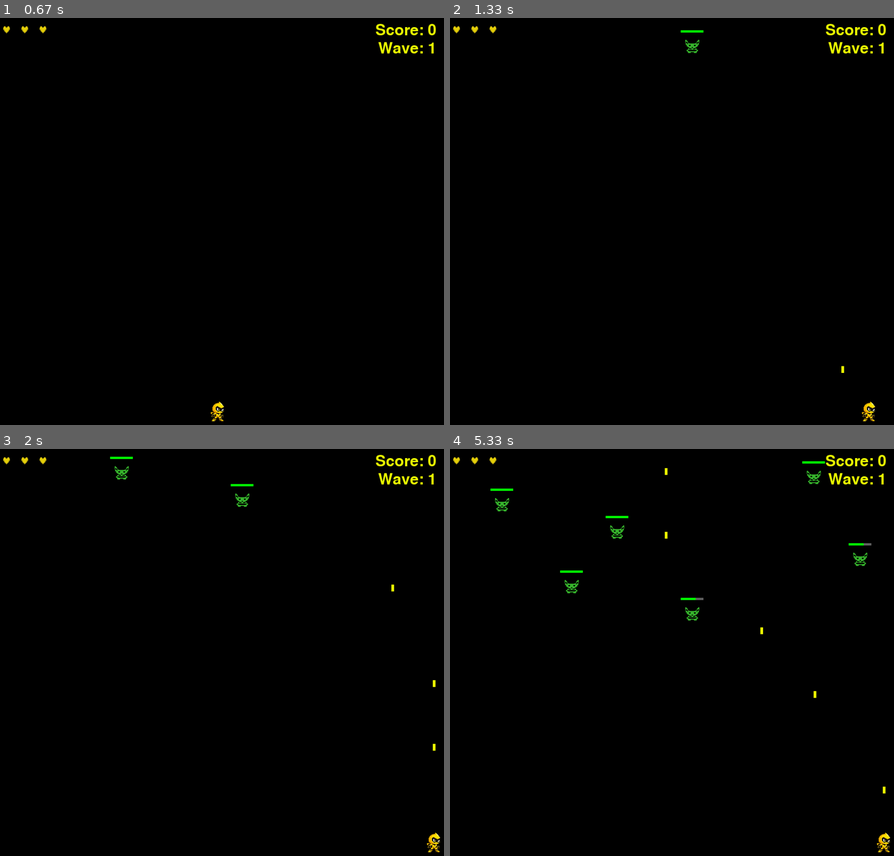
Above: before the commit, frames 1-4 (two rows, left to right).
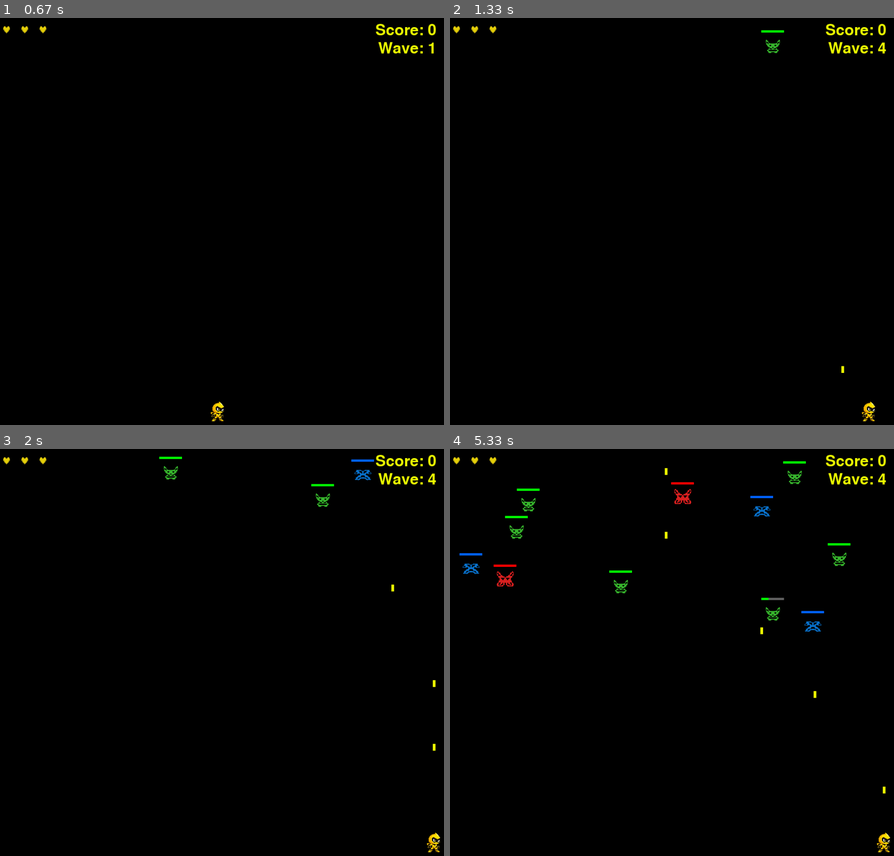
Above: after the commit, the same moments.

Repository: backmirio/GD-Pygame-Test
Game: pygame game, started from main.py
The game is run twice, just before and just after one commit, with the same random seed, the same clock (stepped at 60 frames per second) and the same inputs.
Inputs:
- Up to frame 1 (0.67 s): click "PLAY" at 0.38 s
- Up to frame 2 (1.33 s): hold F4 0.67-1.13 s; hold Right 0.67-1.13 s; hold Right from 1.17 s (still down); tap Space at 1.23 s
- Up to frame 3 (2 s): tap Space at 1.53, 1.73 s; release Right at 1.63 s; hold Right from 1.67 s (still down)
- Up to frame 4 (5.33 s): tap Space at 2.03, 2.23, 2.53, 2.8, 3.1, 3.23, 3.53, 3.9, 4.2, 4.4, 4.7, 4.9, 5.2 s; release Right at 2.13 s; hold Left 2.17-2.7 s; hold Left 2.73-3.13 s; hold Right 3.17-3.8 s; hold Left 3.83-4.3 s; hold Right 4.33-4.8 s; hold Right 4.83-5.3 s

Frame 1 is identical in both runs. In frame 2, 0.2% of the frame differs, in the area x 51-99%, y 2-9%; in frame 3, 0.5%; in frame 4, 1.7%, in the area x 2-99%, y 2-45%.

Commit message:
Added wave 1 / 2 / 3 / 4/ 5

Diff:
--- a/main.py
+++ b/main.py
@@ -19,6 +19,9 @@
 wave_started = False
 wave_enemies_spawned = 0
 wave_delay = 2
+green_enemies_spawned = 0
+blue_enemies_spawned = 0
+red_enemies_spawned = 0
 wave_delay_timer = 0
 invincible_timer = 0
 invincible_duration = 1.5
@@ -34,11 +37,11 @@
 
 blue_speed = 100
 blue_timer = 0
-blue_delay = 1
+blue_delay = 1.25
 
 red_speed = 90
 red_timer = 0
-red_delay = 1.5
+red_delay = 2
 
 greens = []
 blues = []
@@ -74,6 +77,17 @@
     dt = clock.tick(60) / 1000
 
     for event in pygame.event.get():
+
+        if event.type == pygame.KEYDOWN:
+            if event.key == pygame.K_F4:
+                wave = 4
+                wave_started = False
+                green_enemies_spawned = 0
+                blue_enemies_spawned = 0
+                red_enemies_spawned = 0
+                greens.clear()
+                blues.clear()
+                reds.clear()
 
         if event.type == pygame.QUIT:
             running = False
@@ -161,7 +175,7 @@
 
         green_timer += dt
 
-        if green_timer >= green_delay and wave == 1 and wave_enemies_spawned < 20:
+        if green_timer >= green_delay and wave == 1 and green_enemies_spawned < 20:
 
             greens.append({
                 "pos": pygame.Vector2(
@@ -175,14 +189,45 @@
             })
 
             green_timer = 0
-            wave_enemies_spawned += 1
-        if wave == 1 and wave_enemies_spawned == 20:
+            green_enemies_spawned += 1
+        if wave == 4 and green_timer >= green_delay and green_enemies_spawned < 10:
+
+            greens.append({
+                "pos": pygame.Vector2(
+                    random.randint(
+                        25,
+                        screen.get_width() - 25
+                    ),
+                    50
+                ),
+                "hp": 3
+            })
+            green_timer = 0
+            green_enemies_spawned += 1
+
+        if wave == 5 and green_timer >= green_delay and green_enemies_spawned < 15:
+
+            greens.append({
+                "pos": pygame.Vector2(
+                    random.randint(
+                        25,
+                        screen.get_width() - 25
+                    ),
+                    50
+                ),
+                "hp": 3
+            })
+
+            green_timer = 0
+            green_enemies_spawned += 1
+
+        if wave == 1 and green_enemies_spawned == 20:
             wave_started = True
 
         blue_timer += dt
-        if wave != 2:
+        if wave != 2 and wave != 4 and wave != 5:
             blue_timer = 0
-        if blue_timer >= blue_delay and wave >= 2 and wave_enemies_spawned < 15:
+        if wave == 2 and blue_timer >= blue_delay and blue_enemies_spawned < 15:
 
             blues.append({
                 "pos": pygame.Vector2(
@@ -196,15 +241,47 @@
             })
 
             blue_timer = 0
-            wave_enemies_spawned += 1
-
-        if wave == 2 and wave_enemies_spawned == 15:
+            blue_enemies_spawned += 1
+
+        if wave == 4 and blue_timer >= blue_delay and blue_enemies_spawned < 8:
+
+            blues.append({
+                "pos": pygame.Vector2(
+                    random.randint(
+                        25,
+                        screen.get_width() - 25
+                    ),
+                    50
+                ),
+                "hp": 2
+            })
+
+            blue_timer = 0
+            blue_enemies_spawned += 1
+
+        if wave == 5 and blue_timer >= blue_delay and blue_enemies_spawned < 10:
+
+            blues.append({
+                "pos": pygame.Vector2(
+                    random.randint(
+                        25,
+                        screen.get_width() - 25
+                    ),
+                    50
+                ),
+                "hp": 2
+            })
+
+            blue_timer = 0
+            blue_enemies_spawned += 1
+
+        if wave == 2 and blue_enemies_spawned == 15:
             wave_started = True
 
         red_timer += dt
-        if wave != 3:
+        if wave != 3 and wave != 4 and wave != 5:
             red_timer = 0
-        if red_timer >= red_delay and wave == 3 and wave_enemies_spawned < 10:
+        if wave == 3 and red_timer >= red_delay and red_enemies_spawned < 10:
 
             reds.append({
                 "pos": pygame.Vector2(
@@ -218,8 +295,47 @@
             })
 
             red_timer = 0
-            wave_enemies_spawned += 1
-        if wave == 3 and wave_enemies_spawned == 10:
+            red_enemies_spawned += 1
+
+        if wave == 5 and red_timer >= red_delay and red_enemies_spawned < 8:
+
+            reds.append({
+                "pos": pygame.Vector2(
+                    random.randint(
+                        25,
+                        screen.get_width() - 25
+                    ),
+                    50
+                ),
+                "hp": 1
+            })
+
+            red_timer = 0
+            red_enemies_spawned += 1
+
+        if wave == 4 and red_timer >= red_delay and red_enemies_spawned < 5:
+
+            reds.append({
+                "pos": pygame.Vector2(
+                    random.randint(
+                        25,
+                        screen.get_width() - 25
+                    ),
+                    50
+                ),
+                "hp": 1
+            })
+
+            red_timer = 0
+            red_enemies_spawned += 1
+
+        if wave == 4 and green_enemies_spawned == 10 and blue_enemies_spawned == 8 and red_enemies_spawned == 5:
+            wave_started = True
+
+        if wave == 3 and red_enemies_spawned == 10:
+            wave_started = True
+
+        if wave == 5 and green_enemies_spawned == 15 and blue_enemies_spawned == 10 and red_enemies_spawned == 8:
             wave_started = True
 
         shot_timer += dt
@@ -462,6 +578,9 @@
                 wave_started = False
                 wave_enemies_spawned = 0
                 wave_delay_timer = 0
+                green_enemies_spawned = 0
+                blue_enemies_spawned = 0
+                red_enemies_spawned = 0
 
         player_shots = [
             shot
